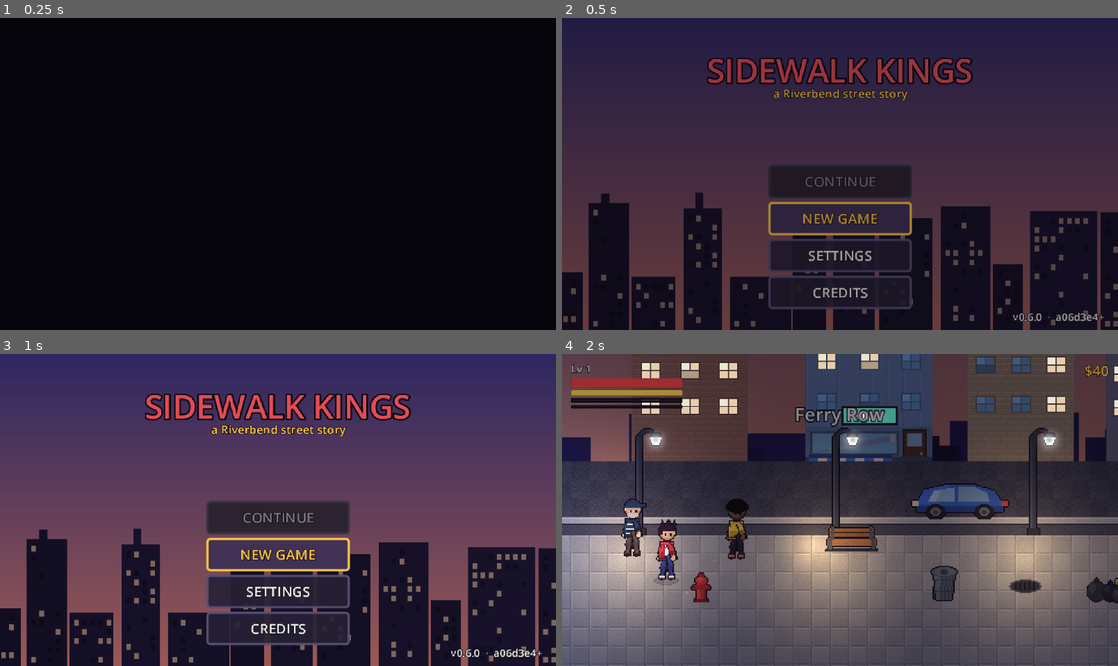
Above: before the commit, frames 1-4 (two rows, left to right).
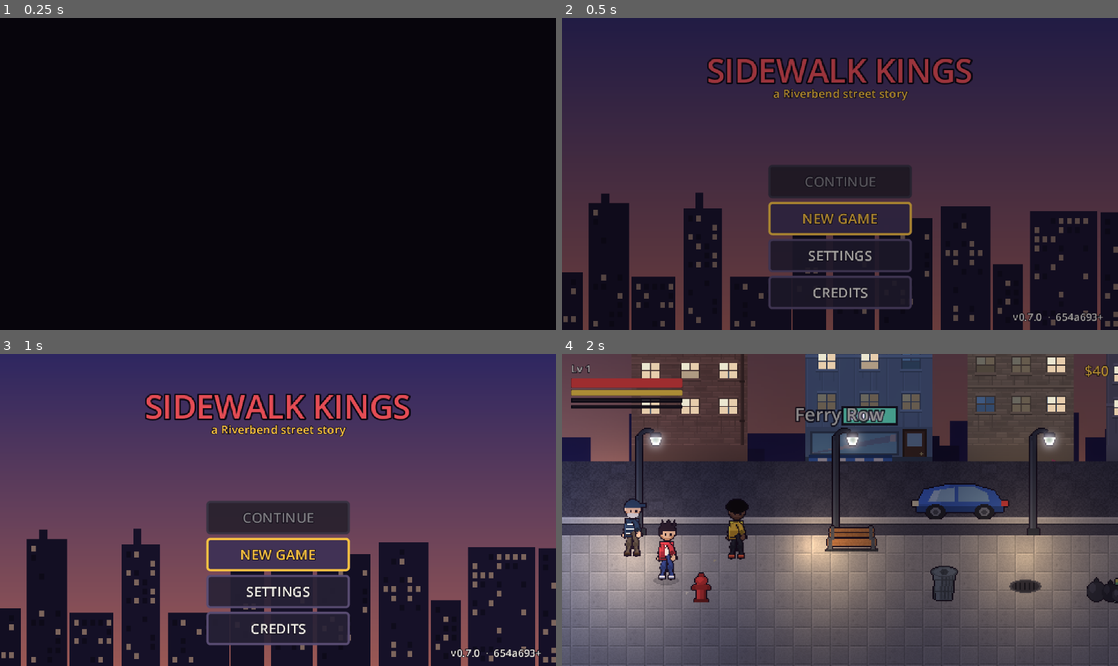
Above: after the commit, the same moments.

Repository: OuterHeavenX/sidewalk-kings
Game: Godot game, scene res://scenes/boot/Boot.tscn
Same seed, same stepped clock (60 frames per second), same inputs: the game is played once before the commit and once after it.
Inputs:
- Up to frame 1 (0.25 s): no input
- Up to frame 2 (0.5 s): no input
- Up to frame 3 (1 s): click "NEW GAME" at 0.5 s
- Up to frame 4 (2 s): click "NEW GAME" at 1.25 s

Frame 1 is identical in both runs. In frame 2, 0.1% of the frame differs, in the area x 83-98%, y 94-98%; in frame 3, 0.2%; in frame 4, 1.3%, in the area x 8-100%, y 0-86%.

Commit message:
v0.7.0 - ground, facades, and the first shader
Every surface in the game was one 16px tile repeated, or two alternating
in a strict checkerboard. At 16px that pattern is the loudest "this is a
tile map" signal in the picture -- louder than the palette or the sprites,
because the eye finds a grid instantly. Surfaces now have variants with
cracks, wear, patches and stains, scattered deterministically by world
position, so a street looks the same every time you walk into it and the
grid is gone.

Tuned down after looking at it. The first pass put a 4-9px stain at 0.82
shade on a 16px tile and gave one to roughly three tiles in four, so the
pavement swapped a visible grid for a visible rash. Stains are small and
barely darker now, and the scatter is weighted towards clean.

Facades gained what weather does to a building: brick that is not all one
colour, sills and lintels, the dirt that washes off a sill and runs down
the wall, downpipes with brackets, a string course every few floors so a
tall facade is not one flat sheet with holes in it, and grime where the
pavement splashes the base.

And the first shader: wet streets. A road that is wet darkens and deepens
and has long soft bands of reflected light sliding across it. No screen
reads -- the game runs on Compatibility for WebGL2 and mobile, where
reading the screen in 2D is a trap. Two things it has to get right. The
pattern is computed in world space, not UV space, because ground is
hundreds of 16px tiles and a UV pattern restarts inside each one, painting
a grid straight back over the one the variants just removed. And it stays
under 1.0, because the glow threshold is exactly 1.0 and a blooming
pavement is not a highlight.

Fixed on the way: Area.gd carried its own copy of the tile order, an array
that had to match the generator exactly in a different language with
nothing checking. Adding one tile would have shifted every index after it
and drawn the wrong cell for every ground in the game, silently. The index
is generated to data/tiles.json now.

Suite 392/392, and the playthrough still reaches the end.

Co-Authored-By: Claude Opus 5 <noreply@anthropic.com>

Diff:
--- /dev/null
+++ b/assets/shaders/wet_ground.gdshader
@@ -0,0 +1,45 @@
+shader_type canvas_item;
+
+// Wet ground.
+//
+// Two things happen to a street when it is wet: it goes darker and slightly more saturated,
+// and long soft bands of reflected light slide across it. This does both, cheaply, with no
+// screen reads -- the game runs on the Compatibility renderer for WebGL2 and mobile, where
+// reading the screen in 2D is a trap, so nothing here samples anything but its own texture.
+//
+// The pattern is computed in WORLD space, not UV space. Ground is drawn as hundreds of 16px
+// tiles, so a UV-driven pattern restarts inside every tile and paints a grid on top of the
+// one the tile variants were added to break up. The varying below is the whole reason this
+// reads as one wet street rather than as wet squares.
+
+uniform float wetness : hint_range(0.0, 1.0) = 0.5;
+uniform float sheen_scale = 0.010;
+uniform float sheen_speed = 0.10;
+uniform vec3 sheen_tint : source_color = vec3(0.60, 0.72, 1.0);
+
+varying vec2 world_pos;
+
+void vertex() {
+	world_pos = (MODEL_MATRIX * vec4(VERTEX, 0.0, 1.0)).xy;
+}
+
+void fragment() {
+	vec4 tex = texture(TEXTURE, UV);
+
+	// Wet darkens and deepens. Subtle: the lighting pass is what carries this picture, and
+	// a ground that fights it just looks muddy.
+	float lum = dot(tex.rgb, vec3(0.299, 0.587, 0.114));
+	vec3 wet = mix(tex.rgb, mix(vec3(lum), tex.rgb, 1.25) * 0.88, wetness);
+
+	// Broad bands of reflected light, two frequencies so it never reads as one sine wave.
+	float a = sin(world_pos.x * sheen_scale + TIME * sheen_speed);
+	float b = sin((world_pos.x * 0.6 + world_pos.y * 1.7) * sheen_scale - TIME * sheen_speed * 0.6);
+	float band = (a + b) * 0.25 + 0.5;
+	float streak = smoothstep(0.62, 0.98, band);
+
+	// Held below 1.0 on purpose. Glow threshold is exactly 1.0, so anything brighter than
+	// this would bloom -- and a blooming pavement is not a highlight, it is a bug.
+	vec3 lit = wet + sheen_tint * streak * 0.075 * wetness;
+
+	COLOR = vec4(clamp(lit, vec3(0.0), vec3(0.98)), tex.a);
+}
--- a/data/areas/bellwater_block.json
+++ b/data/areas/bellwater_block.json
@@ -639,6 +639,7 @@
    }
   ]
  },
+ "wet": 0.5,
  "lane_min": 34.0,
  "lane_max": 74.0,
  "walk_min_x": 20.0,
--- a/data/areas/ferry_row.json
+++ b/data/areas/ferry_row.json
@@ -732,6 +732,7 @@
    }
   ]
  },
+ "wet": 0.55,
  "lane_min": 34.0,
  "lane_max": 74.0,
  "walk_min_x": 20.0,
--- a/data/areas/grease_alley.json
+++ b/data/areas/grease_alley.json
@@ -664,6 +664,7 @@
    }
   ]
  },
+ "wet": 0.6,
  "lane_min": 34.0,
  "lane_max": 74.0,
  "walk_min_x": 20.0,
--- a/data/areas/lantern_market.json
+++ b/data/areas/lantern_market.json
@@ -803,6 +803,7 @@
    }
   ]
  },
+ "wet": 0.5,
  "lane_min": 34.0,
  "lane_max": 74.0,
  "walk_min_x": 20.0,
--- a/data/areas/rustpile_yard.json
+++ b/data/areas/rustpile_yard.json
@@ -621,6 +621,7 @@
    }
   ]
  },
+ "wet": 0.4,
  "lane_min": 34.0,
  "lane_max": 74.0,
  "walk_min_x": 20.0,
--- a/data/build.json
+++ b/data/build.json
@@ -1,4 +1,4 @@
 {
- "commit": "a06d3e4+",
+ "commit": "654a693+",
  "date": "2026-09-06"
 }
--- /dev/null
+++ b/data/tiles.json
@@ -0,0 +1,118 @@
+{
+ "columns": 8,
+ "size": 16,
+ "tiles": {
+  "sidewalk_a": [
+   0,
+   0
+  ],
+  "sidewalk_b": [
+   1,
+   0
+  ],
+  "asphalt_a": [
+   2,
+   0
+  ],
+  "asphalt_b": [
+   3,
+   0
+  ],
+  "asphalt_line": [
+   4,
+   0
+  ],
+  "curb": [
+   5,
+   0
+  ],
+  "brick_red": [
+   6,
+   0
+  ],
+  "brick_tan": [
+   7,
+   0
+  ],
+  "concrete": [
+   0,
+   1
+  ],
+  "metal": [
+   1,
+   1
+  ],
+  "tile_floor": [
+   2,
+   1
+  ],
+  "dirt": [
+   3,
+   1
+  ],
+  "wood_floor": [
+   4,
+   1
+  ],
+  "sidewalk_a_v1": [
+   5,
+   1
+  ],
+  "sidewalk_a_v2": [
+   6,
+   1
+  ],
+  "sidewalk_a_v3": [
+   7,
+   1
+  ],
+  "sidewalk_b_v1": [
+   0,
+   2
+  ],
+  "sidewalk_b_v2": [
+   1,
+   2
+  ],
+  "asphalt_a_v1": [
+   2,
+   2
+  ],
+  "asphalt_a_v2": [
+   3,
+   2
+  ],
+  "asphalt_a_v3": [
+   4,
+   2
+  ],
+  "asphalt_b_v1": [
+   5,
+   2
+  ],
+  "asphalt_b_v2": [
+   6,
+   2
+  ],
+  "concrete_v1": [
+   7,
+   2
+  ],
+  "concrete_v2": [
+   0,
+   3
+  ],
+  "concrete_v3": [
+   1,
+   3
+  ],
+  "metal_v1": [
+   2,
+   3
+  ],
+  "metal_v2": [
+   3,
+   3
+  ]
+ }
+}
--- a/project.godot
+++ b/project.godot
@@ -12,7 +12,7 @@
 
 config/name="Sidewalk Kings"
 config/description="An original 2D side-scrolling open-world beat-'em-up RPG."
-config/version="0.6.0"
+config/version="0.7.0"
 run/main_scene="res://scenes/boot/Boot.tscn"
 config/features=PackedStringArray("4.7", "GL Compatibility")
 boot_splash/bg_color=Color(0.07, 0.06, 0.1, 1)
--- a/tests/SmokeTest.gd
+++ b/tests/SmokeTest.gd
@@ -69,6 +69,7 @@
 	await test_lighting()
 	await test_chapter_two()
 	await test_chapter_three()
+	await test_ground()
 	await test_entry_events()
 	await test_comics()
 	await test_hints()
@@ -1908,6 +1909,61 @@
 ## into and for no other. Everything downstream of an arrival simply never happened: the
 ## Line Office scene sets chapter_2_done, so walking in did nothing and chapter two could
 ## not be finished. Nothing errored -- you stood in an empty office and the story stopped.
+## Ground, tiles and the wet-street shader.
+##
+## The tile index used to be a hand-kept array in Area.gd that had to match the generator's
+## order exactly, in another language, with nothing checking -- so adding one tile shifted
+## every index after it and every ground in the game drew the wrong cell of the sheet. It is
+## generated now, and these check that the two ends still agree.
+func test_ground() -> void:
+	print("
+-- Ground and shaders --")
+	check("the tile index ships", FileAccess.file_exists("res://data/tiles.json"))
+	var f := FileAccess.open("res://data/tiles.json", FileAccess.READ)
+	var parsed = JSON.parse_string(f.get_as_text())
+	f.close()
+	var tiles: Dictionary = parsed.get("tiles", {}) if parsed is Dictionary else {}
+	check("the tile index has tiles in it", tiles.size() > 0, "%d" % tiles.size())
+
+	# Every tile any layout asks for has to exist on the sheet, or that ground draws the
+	# wrong picture and nothing says so.
+	var unknown: Array[String] = []
+	for area_id in ContentDB.areas.keys():
+		for strip in _layout(str(area_id)).get("ground", []):
+			for key in ["tile", "alt"]:
+				var name := str(strip.get(key, ""))
+				if name != "" and not tiles.has(name):
+					unknown.append("%s/%s" % [area_id, name])
+	check("every ground tile a layout asks for exists", unknown.is_empty(), ", ".join(unknown))
+
+	# Variants exist and are found by convention, so a street is not one tile repeated.
+	var with_variants := 0
+	for base in ["sidewalk_a", "asphalt_a", "concrete"]:
+		if tiles.has(base + "_v1"):
+			with_variants += 1
+	check("the common surfaces have variants", with_variants == 3, "%d of 3" % with_variants)
+
+	# The shader is applied where the layout asks for it, and only there.
+	await SceneManager.change_area("ferry_row", "start")
+	await seconds(0.5)
+	var wet_count := _count_shaded(GameManager.current_area.ground_root)
+	check("a wet street gets the wet-ground shader", wet_count > 0, "%d shaded tiles" % wet_count)
+
+	await SceneManager.change_area("line_office", "start")
+	await seconds(0.5)
+	var dry_count := _count_shaded(GameManager.current_area.ground_root)
+	check("an interior does not", dry_count == 0, "%d shaded tiles indoors" % dry_count)
+
+## How many ground sprites carry a shader material.
+func _count_shaded(root: Node) -> int:
+	if root == null:
+		return 0
+	var n := 0
+	for c in root.get_children():
+		if c is Sprite2D and (c as Sprite2D).material is ShaderMaterial:
+			n += 1
+	return n
+
 func test_entry_events() -> void:
 	print("
 -- Entry events --")
--- a/world/Area.gd
+++ b/world/Area.gd
@@ -114,9 +114,30 @@
 		holder.z_index = int(entry.get("z", -50))
 		_parallax_layers.append({"node": holder, "scroll": scroll, "width": tex.get_width() * scale_v * repeat})
 
+## One shared material for every wet ground sprite in the area.
+##
+## Shared, not per-sprite: a street is hundreds of tiles and giving each one its own
+## material is hundreds of shader instances to no visible effect.
+var _wet_material: ShaderMaterial = null
+
+func _wet_ground_material() -> ShaderMaterial:
+	if _wet_material != null:
+		return _wet_material
+	var wet := float(layout.get("wet", 0.0))
+	if wet <= 0.0:
+		return null
+	var sh: Shader = load("res://assets/shaders/wet_ground.gdshader")
+	if sh == null:
+		return null
+	_wet_material = ShaderMaterial.new()
+	_wet_material.shader = sh
+	_wet_material.set_shader_parameter("wetness", wet)
+	return _wet_material
+
 func _build_ground() -> void:
 	# Ground strips: repeating 16px tiles across the area width.
 	var tileset := _tex("res://assets/art/tilesets/city_tiles.png")
+	var wet_mat := _wet_ground_material()
 	for strip in layout.get("ground", []):
 		# A "color" strip is a flat backing band drawn behind the tiles. Portrait and other
 		# tall viewports reveal more world than the tiled rows cover, and tiling that far
@@ -149,31 +170,80 @@
 		var x := x0
 		var alt := str(strip.get("alt", ""))
 		var alt_idx := _tile_index(alt) if alt != "" else Vector2(-1, -1)
+		# Variants of each surface, scattered by position. One tile repeated, or two in a
+		# strict checkerboard, is the loudest "this is a tile map" signal in the picture --
+		# louder than the palette or the sprites, because the eye finds a 16px grid instantly.
+		var variants := _variants_of(str(strip.get("tile", "")))
+		var alt_variants: Array = _variants_of(alt) if alt != "" else []
 		var n := 0
 		while x < x1:
 			for row in h:
 				var s := Sprite2D.new()
 				s.texture = tileset
 				s.region_enabled = true
-				var use := idx
+				var use := _variant_for(variants, n, row)
 				if alt_idx.x >= 0 and (n + row) % 2 == 1:
-					use = alt_idx
+					use = _variant_for(alt_variants, n, row) if not alt_variants.is_empty() else alt_idx
 				s.region_rect = Rect2(use.x * 16, use.y * 16, 16, 16)
 				s.centered = false
 				s.position = Vector2(x, y + row * 16)
 				s.z_index = int(strip.get("z", -20))
+				if wet_mat != null and bool(strip.get("wet", true)):
+					s.material = wet_mat
 				ground_root.add_child(s)
 			x += 16
 			n += 1
 
-const TILE_NAMES := ["sidewalk_a", "sidewalk_b", "asphalt_a", "asphalt_b", "asphalt_line", "curb",
-	"brick_red", "brick_tan", "concrete", "metal", "tile_floor", "dirt", "wood_floor"]
+## Where each tile sits on the sheet, written by gen_world.py.
+##
+## This used to be a hand-kept array of names in this file that had to match the generator's
+## order exactly, in a different language, with nothing checking. Adding one tile shifted
+## every index after it and silently drew the wrong cell for every ground in the game.
+static var _tile_index_cache: Dictionary = {}
+
+static func _tiles() -> Dictionary:
+	if not _tile_index_cache.is_empty():
+		return _tile_index_cache
+	var path := "res://data/tiles.json"
+	if FileAccess.file_exists(path):
+		var f := FileAccess.open(path, FileAccess.READ)
+		var parsed = JSON.parse_string(f.get_as_text())
+		f.close()
+		if parsed is Dictionary:
+			_tile_index_cache = parsed.get("tiles", {})
+	return _tile_index_cache
 
 func _tile_index(name: String) -> Vector2:
-	var i := TILE_NAMES.find(name)
-	if i < 0:
+	var t := _tiles()
+	if not t.has(name):
 		return Vector2(-1, -1)
-	return Vector2(i % 8, i / 8)
+	var cell: Array = t[name]
+	return Vector2(float(cell[0]), float(cell[1]))
+
+## The variants of a surface, by naming convention: concrete, concrete_v1, concrete_v2...
+##
+## Convention rather than a list, so adding a variant to the generator is enough -- a list
+## here would be the same hand-kept duplication the tile index just stopped being.
+func _variants_of(name: String) -> Array:
+	var base := _tile_index(name)
+	# Weighted towards clean. Detail on every tile is not detail, it is a new pattern: the
+	# first version marked roughly three tiles in four and the pavement went from a visible
+	# grid to a visible rash. Most of a street is plain, with something to notice now and then.
+	var out: Array = [base, base, base, base, base]
+	var t := _tiles()
+	var n := 1
+	while t.has("%s_v%d" % [name, n]):
+		out.append(_tile_index("%s_v%d" % [name, n]))
+		n += 1
+	return out
+
+## Which variant this cell gets. Deterministic in world position, so a street looks the same
+## every time you walk into it, and scattered enough that the eye stops finding the grid.
+func _variant_for(variants: Array, col: int, row: int) -> Vector2:
+	if variants.size() <= 1:
+		return variants[0]
+	var h: int = absi(col * 73856093 ^ row * 19349663 ^ int(walk_max_x) * 83492791)
+	return variants[h % variants.size()]
 
 ## Lighting must exist before anything emissive is built: it sets the gain compensation
 ## that keeps lamps above the bloom threshold under a dark ambient tint.
Binary file changed: assets/art/backgrounds/apartment_a.png
Binary file changed: assets/art/backgrounds/apartment_b.png
Binary file changed: assets/art/backgrounds/apartment_c.png
Binary file changed: assets/art/backgrounds/metro_entrance.png
Binary file changed: assets/art/backgrounds/shop_books.png
Binary file changed: assets/art/backgrounds/shop_corner.png
Binary file changed: assets/art/backgrounds/shop_dojo.png
Binary file changed: assets/art/backgrounds/shop_laundry.png
Binary file changed: assets/art/backgrounds/shop_noodle.png
Binary file changed: assets/art/backgrounds/shop_weapon.png
Binary file changed: assets/art/backgrounds/warehouse.png
Binary file changed: assets/art/tilesets/city_tiles.png
(and 6 more such lines)
